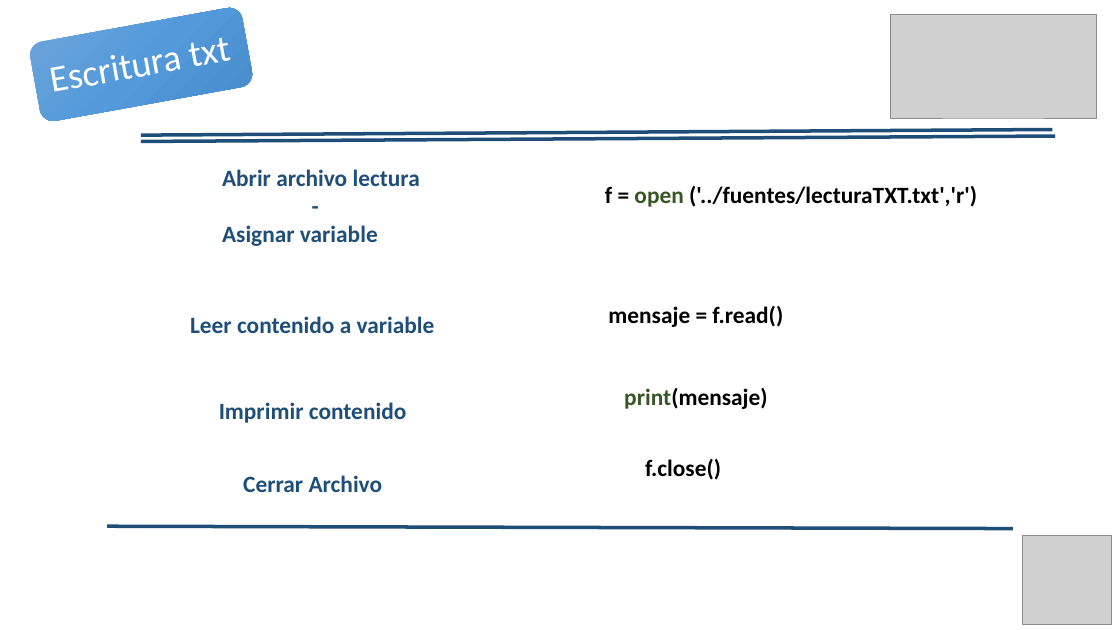
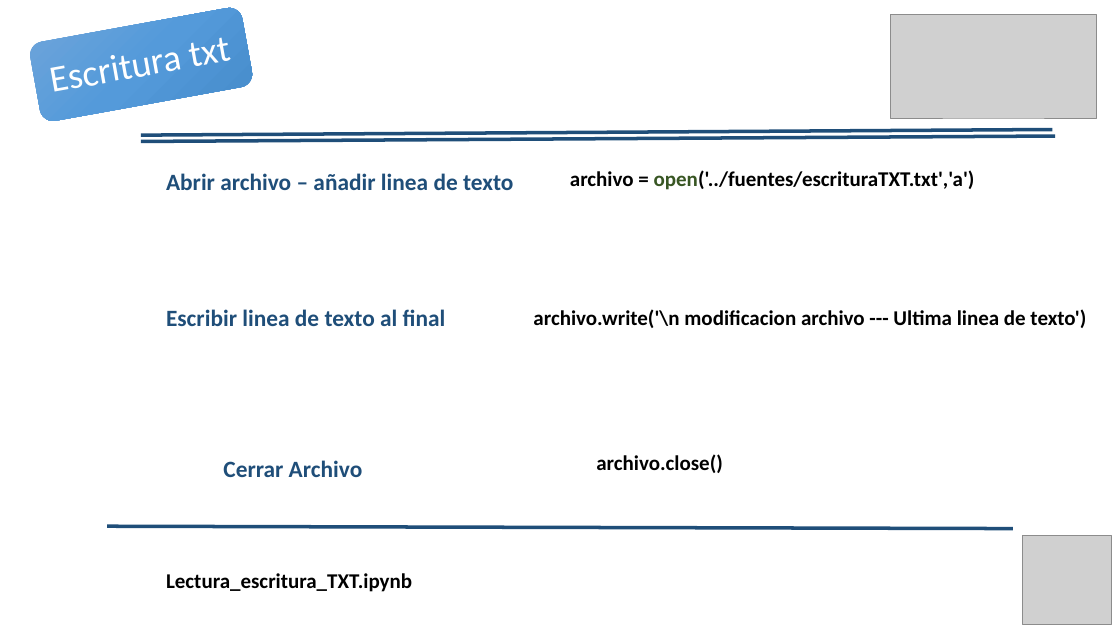
Before and after one commit to Duvandres19/Analitica_Python, a slide deck: slide 13 of Curso_Analitica_LecturaFuentesDatos.pptx. Drawn at 1120x630 pixels with LibreOffice and Linux fonts; fonts in the diff are those of the drawing; grey boxes stand for pictures; background and template pictures are left out. Boxes give left, top, right and bottom in pixels: in the first picture for what was removed or moved away, otherwise in the second. Text is boxed around its words. In the diff, an @@ line names an element or a change of style, - is before the commit and + after.

```diff
--- a/Curso_Analitica_LecturaFuentesDatos.pptx
+++ b/Curso_Analitica_LecturaFuentesDatos.pptx
@@ text at box(166, 173, 513, 190): text changed @@
-Abrir archivo lectura
--
-Asignar variable
+Abrir archivo – añadir linea de texto
@@ text at box(570, 170, 975, 190): text changed; size 20 to 18 pt @@
-f = open ('../fuentes/lecturaTXT.txt','r')
+archivo = open('../fuentes/escrituraTXT.txt','a')
@@ text at box(166, 309, 446, 326): text changed @@
-Leer contenido a variable
+Escribir linea de texto al final
@@ text added at box(533, 309, 1086, 328), 18 pt, text #000000, bold @@
+archivo.write('\n modificacion archivo --- Ultima linea de texto')
@@ text removed at box(608, 306, 783, 327) @@
-mensaje = f.read()
@@ text removed at box(624, 388, 767, 409) @@
-print(mensaje)
@@ text removed at box(219, 402, 406, 423) @@
-Imprimir contenido
@@ text "Cerrar Archivo": place and size @@
-text "Cerrar Archivo" at box(243, 475, 383, 492)
+text "Cerrar Archivo" at box(223, 460, 363, 477)
@@ text at box(596, 454, 723, 473): text changed; size 20 to 18 pt @@
-f.close()
+archivo.close()
@@ text added at box(166, 573, 412, 592), 18 pt, text #000000, bold @@
+Lectura_escritura_TXT.ipynb
```
Also in this commit, not shown: 16 other slides changed, 2 slides added, 1 slide removed, 31 other files.
